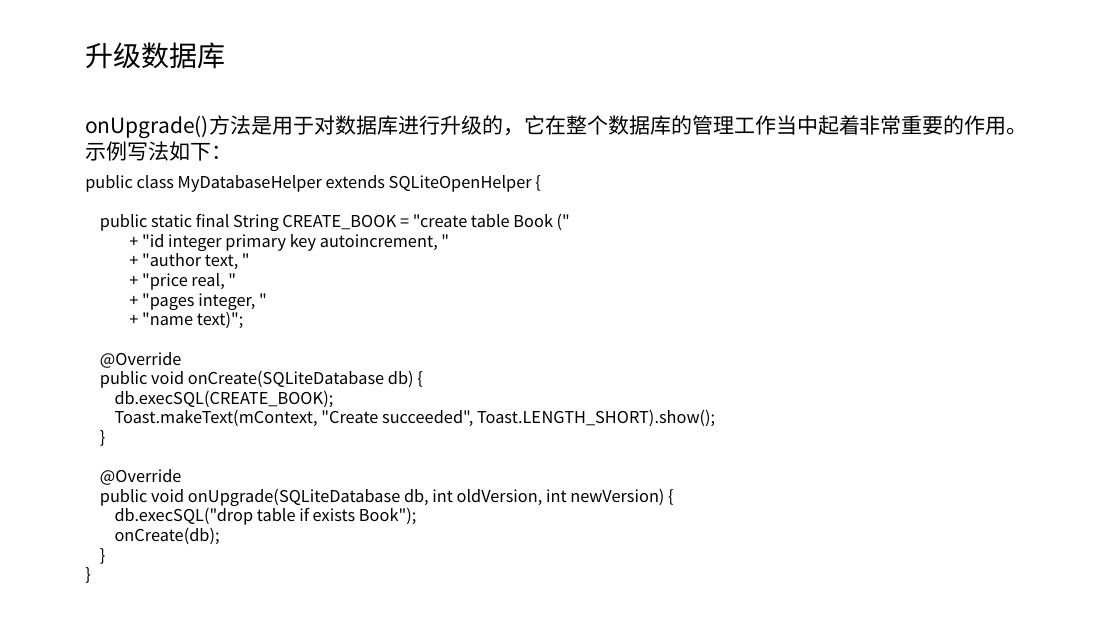
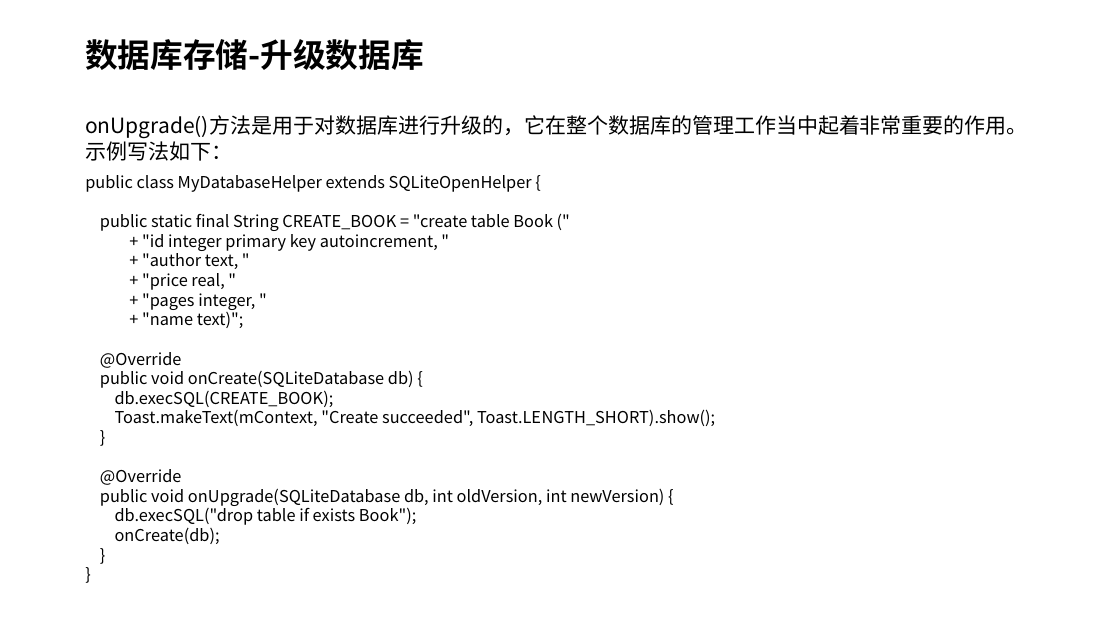
Before and after one commit to MultmediaMetaverse/LearningMultiMedia, a slide deck: slide 17 of Android 持久化技术+跨程序共享数据技术ContentProvider详解.pptx (slide 15 before the commit). Drawn at 1120x630 pixels with LibreOffice and Linux fonts; fonts in the diff are those of the drawing. Boxes give left, top, right and bottom in pixels: in the first picture for what was removed or moved away, otherwise in the second. Text is boxed around its words. In the diff, an @@ line names an element or a change of style, - is before the commit and + after.

```diff
--- a/Android 持久化技术+跨程序共享数据技术ContentProvider详解.pptx
+++ b/Android 持久化技术+跨程序共享数据技术ContentProvider详解.pptx
@@ title at [85, 39, 423, 70]: text changed; size 24 to 28 pt; bold on @@
-升级数据库
+数据库存储-升级数据库
```
Also in this commit, not shown: 30 other slides changed, 2 slides added, 1 slide removed.
